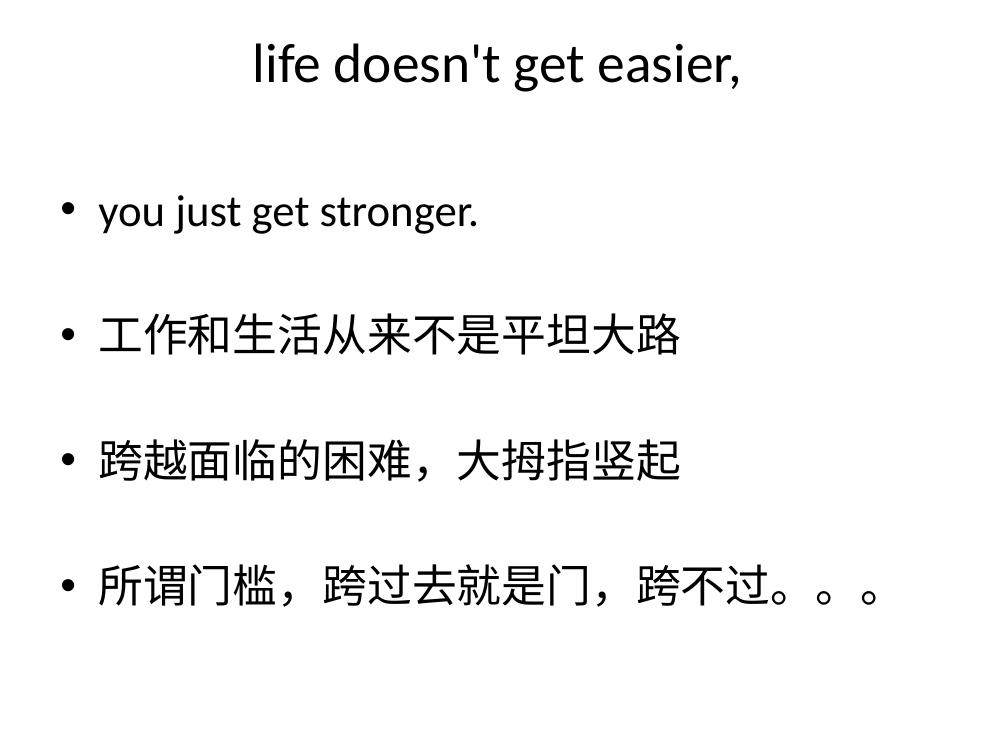
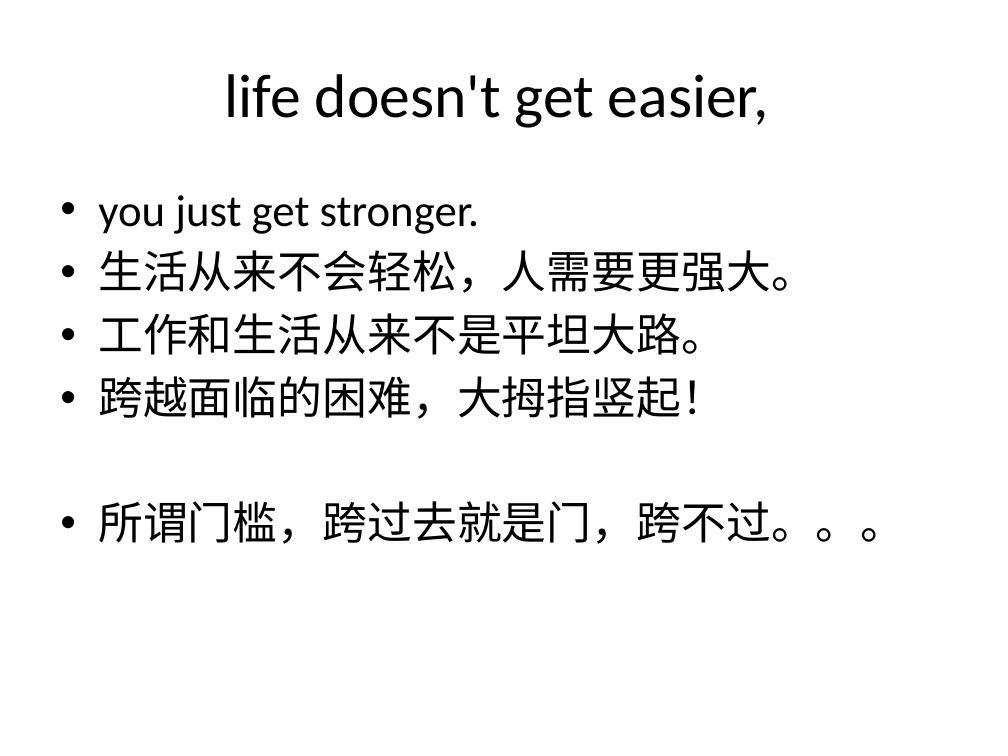
Before and after one commit to FinchYang/pyinrealworld, a slide deck: slide 14 of doc/Blah blah blah.pptx (slide 13 before the commit). Drawn at 1008x756 pixels with LibreOffice and Linux fonts; fonts in the diff are those of the drawing. Boxes give left, top, right and bottom in pixels: in the first picture for what was removed or moved away, otherwise in the second. Text is boxed around its words. In the diff, an @@ line names an element or a change of style, - is before the commit and + after.

```diff
--- a/doc/Blah blah blah.pptx
+++ b/doc/Blah blah blah.pptx
@@ title "life doesn't get easier," at (225,74,768,128): size 39.6 to 44 pt @@
@@ text at (98,250,816,419): text changed @@
-• 工作和生活从来不是平坦大路
-• 跨越面临的困难，大拇指竖起
+• 生活从来不会轻松，人需要更强大。
+• 工作和生活从来不是平坦大路。
+• 跨越面临的困难，大拇指竖起！
```
Also in this commit, not shown: 19 other slides changed, 2 slides removed, 8 other files.
